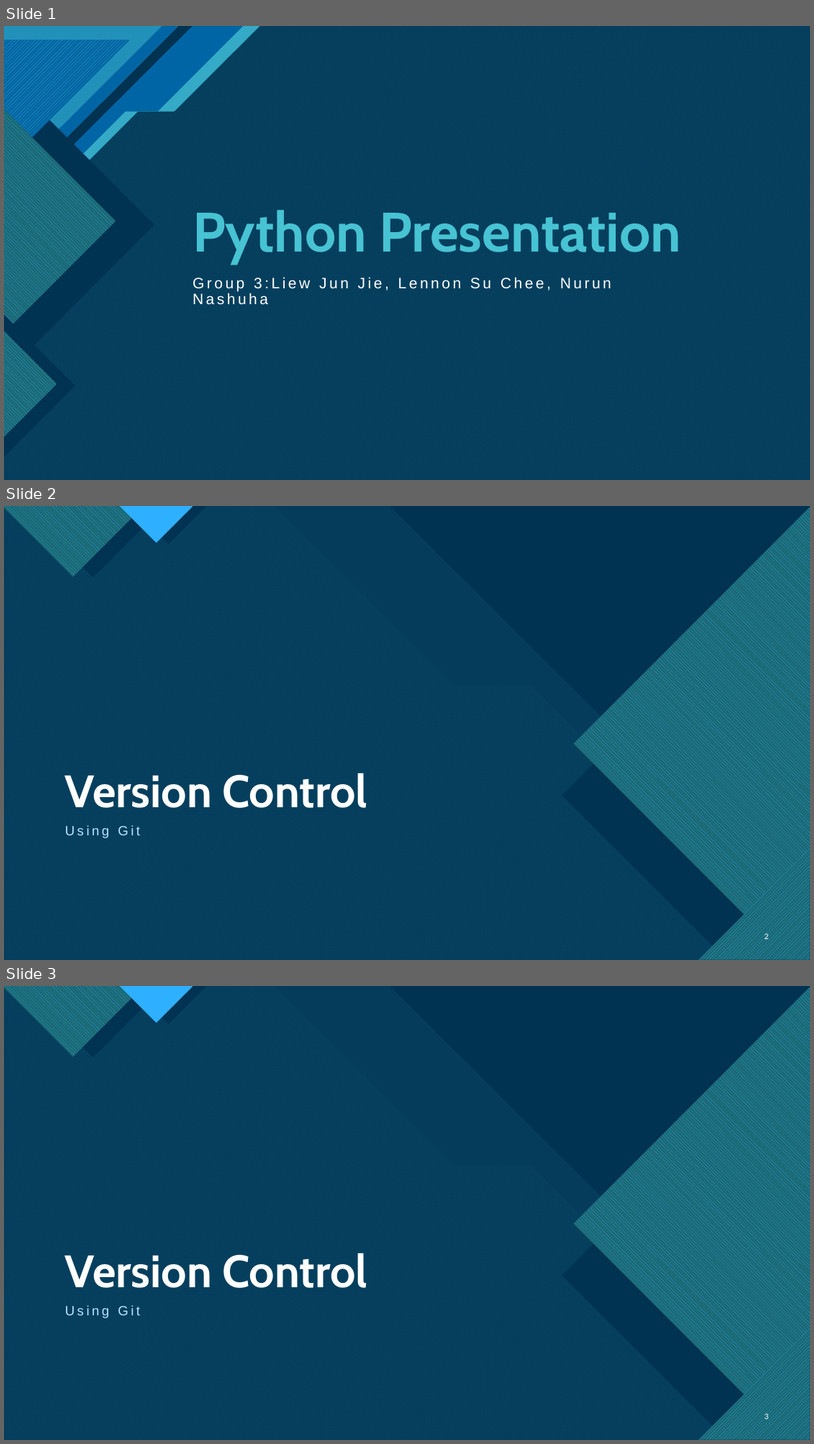
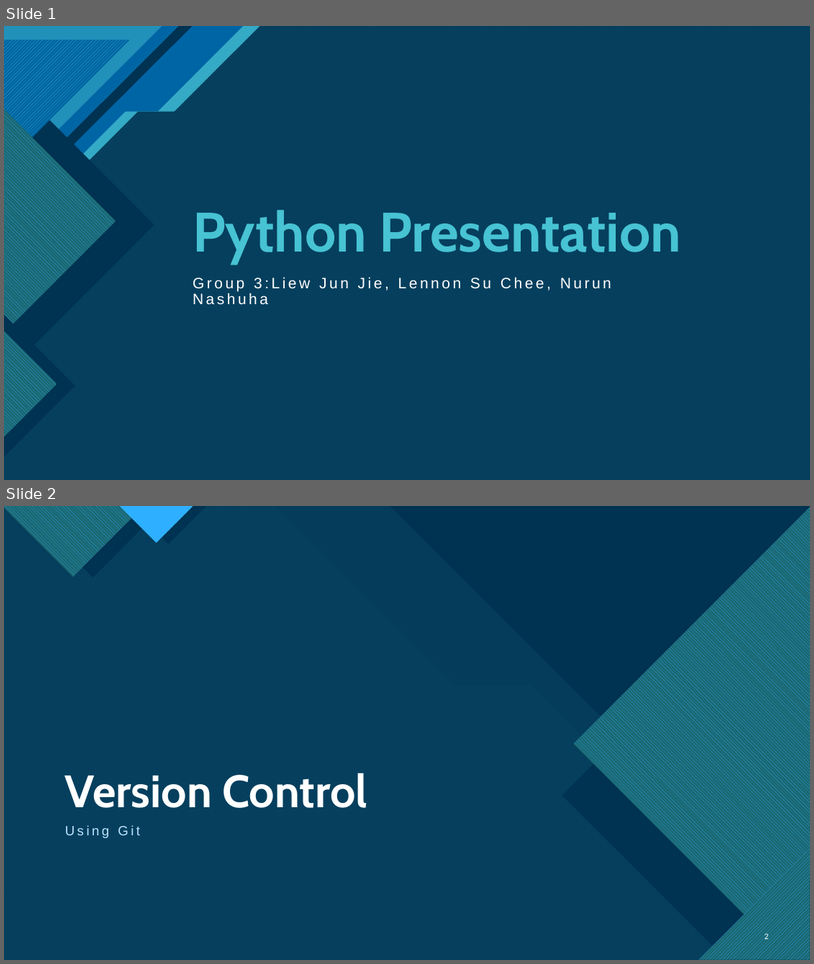
Before and after one commit to nite-fury/DA_group2, a slide deck: DA_group2/DA_group2/spiders/Python_project.pptx. Shown one above the other, each under a label of ours: slides 1, 2 and 3 before the commit, slides 1 and 2 after it. The pictures are 814x1444 and 814x964 pixels, drawn with LibreOffice and Linux fonts; fonts in the diff are those of the drawing. Boxes give left, top, right and bottom in pixels: in the first picture for what was removed or moved away, otherwise in the second. Text is boxed around its words. In the diff, an @@ line names an element or a change of style, - is before the commit and + after.

```diff
--- a/DA_group2/DA_group2/spiders/Python_project.pptx
+++ b/DA_group2/DA_group2/spiders/Python_project.pptx
@@ slide 2 removed at (x1=4, y1=506, x2=810, y2=960), background #FFFFFF; not listed: 22 template elements that a slide beside it also shows @@
@@ title removed at (x1=65, y1=772, x2=368, y2=808) @@
-Version Control
@@ text removed at (x1=65, y1=825, x2=140, y2=838) @@
-Using Git
@@ page number removed at (x1=765, y1=933, x2=769, y2=939) @@
-2
@@ what was slide 3 is now slide 2 @@
```
Also in this commit, not shown: 1 slide changed, 3 slides added, 1 other file.
